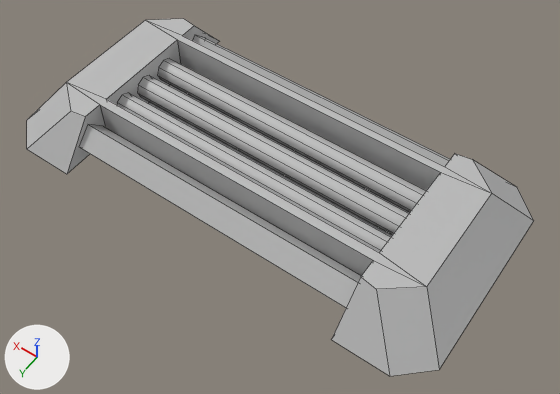
Before and after pictures for a commit that changed the FBX model sem_3/Environments/lamp1.fbx.
Rendered twice from a 50 mm camera at (-0.614, 0.813, 1.427) aimed at (-0.059, 0.036, 0.205). Lighting does not change. The marker at lower left points along +X, +Y and +Z. Mesh edges are drawn as thin lines.

The scene before the commit, as lines of its bpy script (objects in view):
```python
me_mesh = bpy.data.meshes.new('Mesh')
me_mesh.from_pydata(...)  # 104 vertices, 59 faces; spans x -0.5..0.5, y -0.05..0.05, z -0.25..0.25
me_mesh.materials.append(mat_lambert1)  # grey #bcbcbc
ob_lamp = bpy.data.objects.new('lamp', me_mesh)
ob_lamp.location = (0.004, -0.007, 0.261)
ob_lamp.rotation_euler = (1.571, 0.0, 0.0)  # degrees (90, 0, 0)
```
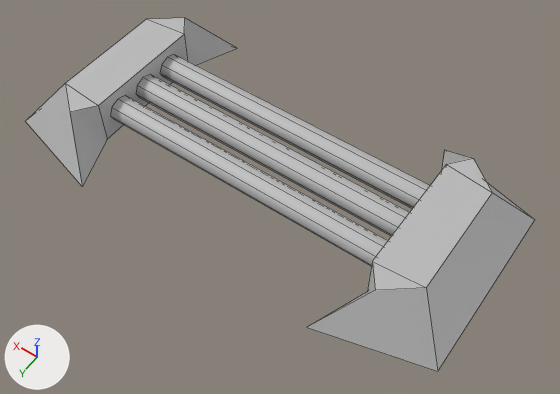
Location of each change, (x1, y1, x2, y2) in pixels of the pictures (560 x 394 px):
```json
{"object": "lamp", "change": "reshaped, rescaled", "before": [27, 19, 534, 376], "after": [26, 18, 534, 371]}
{"part": 1, "of": "me_mesh", "change": "deleted", "before": [192, 35, 450, 166]}
{"part": 2, "of": "me_mesh", "change": "deleted", "before": [79, 125, 361, 308]}
{"part": 3, "of": "me_mesh", "change": "cut back", "before": [27, 19, 534, 376], "after": [26, 18, 534, 371]}
```

The change, as JSON lines over the scene's bpy script:
```json
{"block": "me_mesh", "where": "# used by ob_lamp; location = (0.004, -0.007, 0.261); rotation_euler = (1.571, 0.0, 0.0), in degrees (90, 0, 0)"}
{"op": "remove", "block": "me_mesh", "code": "me_mesh.from_pydata(...)  # 104 vertices, 59 faces; spans x -0.5..0.5, y -0.05..0.05, z -0.25..0.25"}
{"op": "add", "block": "me_mesh", "code": "me_mesh.from_pydata(...)  # 72 vertices, 42 faces; spans x -0.5..0.5, y -0.05..0.05, z -0.211..0.211"}
{"block": "me_mesh", "change": "me_mesh part 1: the loose piece of 8 vertices spanning x -0.321..0.321, y -0.045..0.026, z 0.133..0.204 is deleted"}
{"block": "me_mesh", "change": "me_mesh part 2: the loose piece of 8 vertices spanning x -0.321..0.321, y -0.045..0.026, z -0.203..-0.133 is deleted"}
{"block": "me_mesh", "change": "me_mesh part 3"}
{"block": "me_mesh", "change": "32 vertices are removed from x -0.5..0.5, y -0.05..0.05, z -0.25..0.25"}
{"block": "me_mesh", "change": "27 faces are deleted"}
{"block": "me_mesh", "change": "16 vertices are added at x -0.5..0.5, y -0.05..0.05, z -0.211..0.211"}
{"block": "me_mesh", "change": "16 new faces join them"}
{"op": "set", "path": "ob_lamp.scale", "old": "(1.0, 1.0, 1.0)", "new": "(1.0, 1.0, 1.21)"}
```
